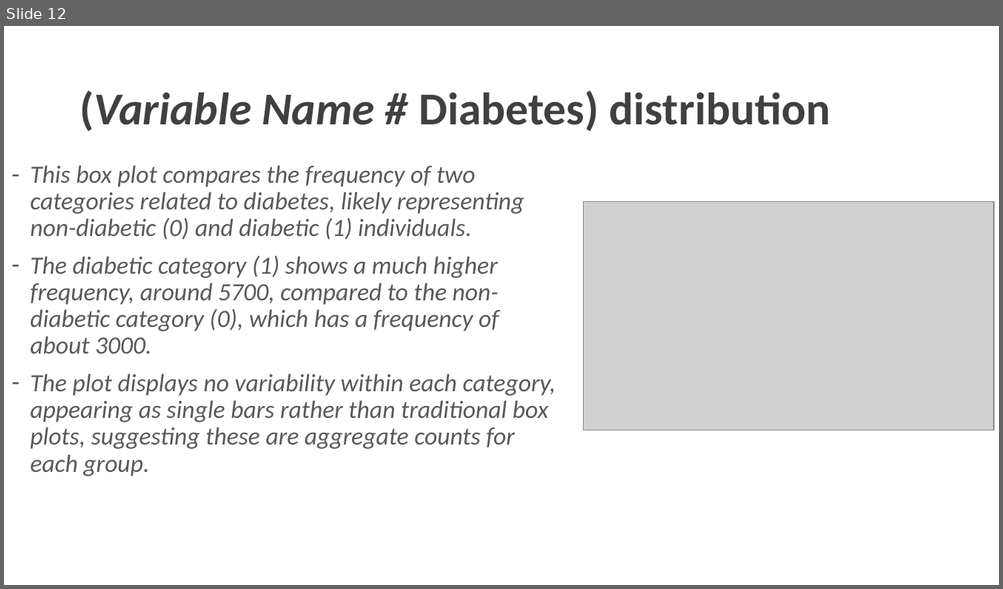
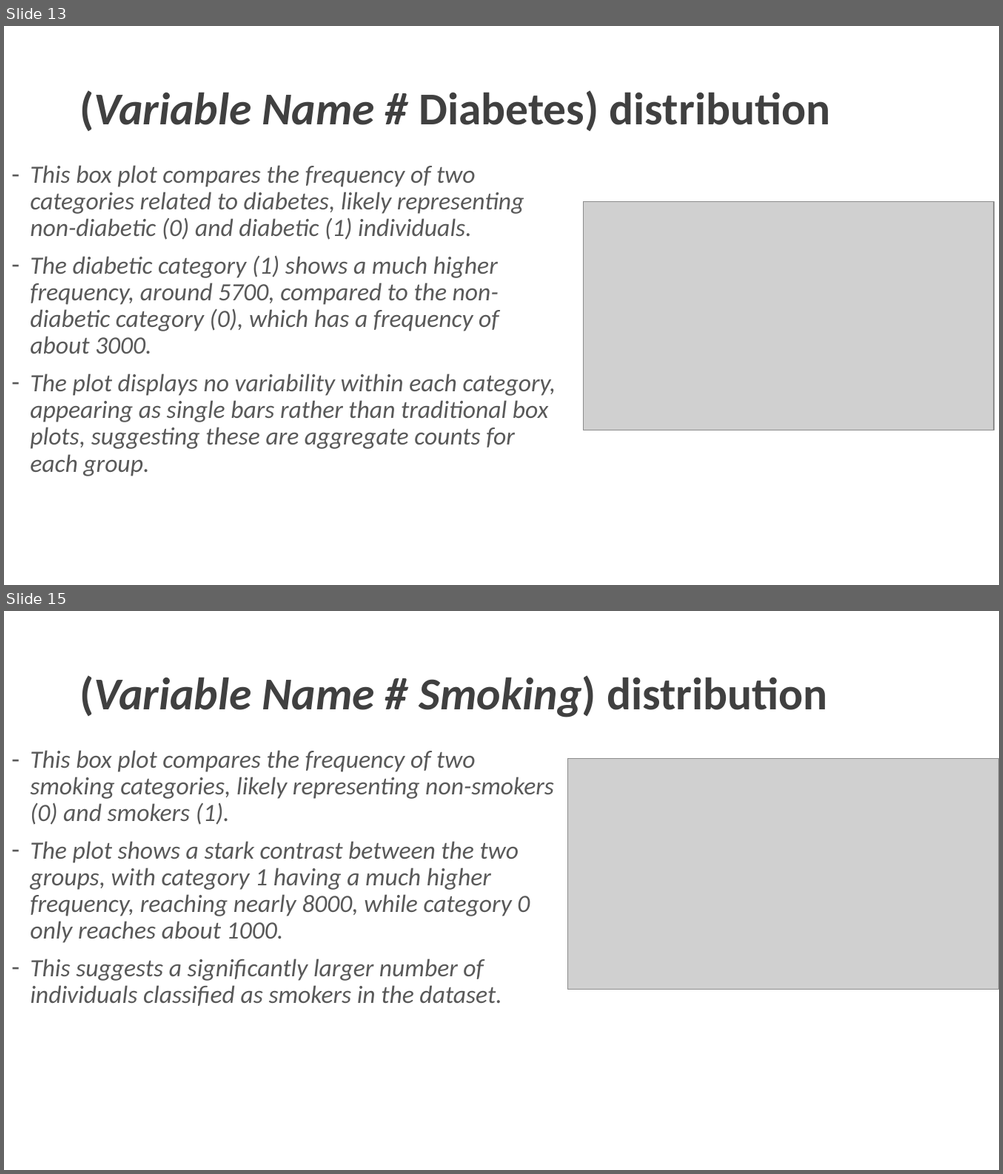
Before and after one commit to charlesyifanli/python_and_data, a slide deck: mini_project/SCSE 24 Mini-project presentation (Group No. ##).pptx. Shown one above the other, each under a label of ours: slide 12 before the commit, slides 13 and 15 after it; the slides between them are not shown. The pictures are 1003x589 and 1003x1174 pixels, drawn with LibreOffice and Linux fonts; fonts in the diff are those of the drawing; grey boxes stand for pictures; background and template pictures are left out. Boxes give left, top, right and bottom in pixels: in the first picture for what was removed or moved away, otherwise in the second. Text is boxed around its words. In the diff, an @@ line names an element or a change of style, - is before the commit and + after.

```diff
--- a/mini_project/SCSE 24 Mini-project presentation (Group No. ##).pptx
+++ b/mini_project/SCSE 24 Mini-project presentation (Group No. ##).pptx
@@ slide 15 added at box(4, 611, 999, 1170), background #FFFFFF @@
@@ title added at box(79, 675, 827, 718), 44 pt, text #404040, bold, italic @@
+(Variable Name # Smoking) distribution
@@ text added at box(30, 750, 554, 1006), 24 pt, text #595959, italic @@
+– This box plot compares the frequency of two smoking categories, likely representing non-smokers (0) and smokers (1).
+– The plot shows a stark contrast between the two groups, with category 1 having a much higher frequency, reaching nearly 8000, while category 0 only reaches about 1000.
+– This suggests a significantly larger number of individuals classified as smokers in the dataset.
@@ picture added at box(567, 759, 999, 989) @@
@@ what was slide 12 is now slide 13 @@
```
Also in this commit, not shown: 1 slide changed, 8 other slides added, 2 slides removed, 1 other file.
